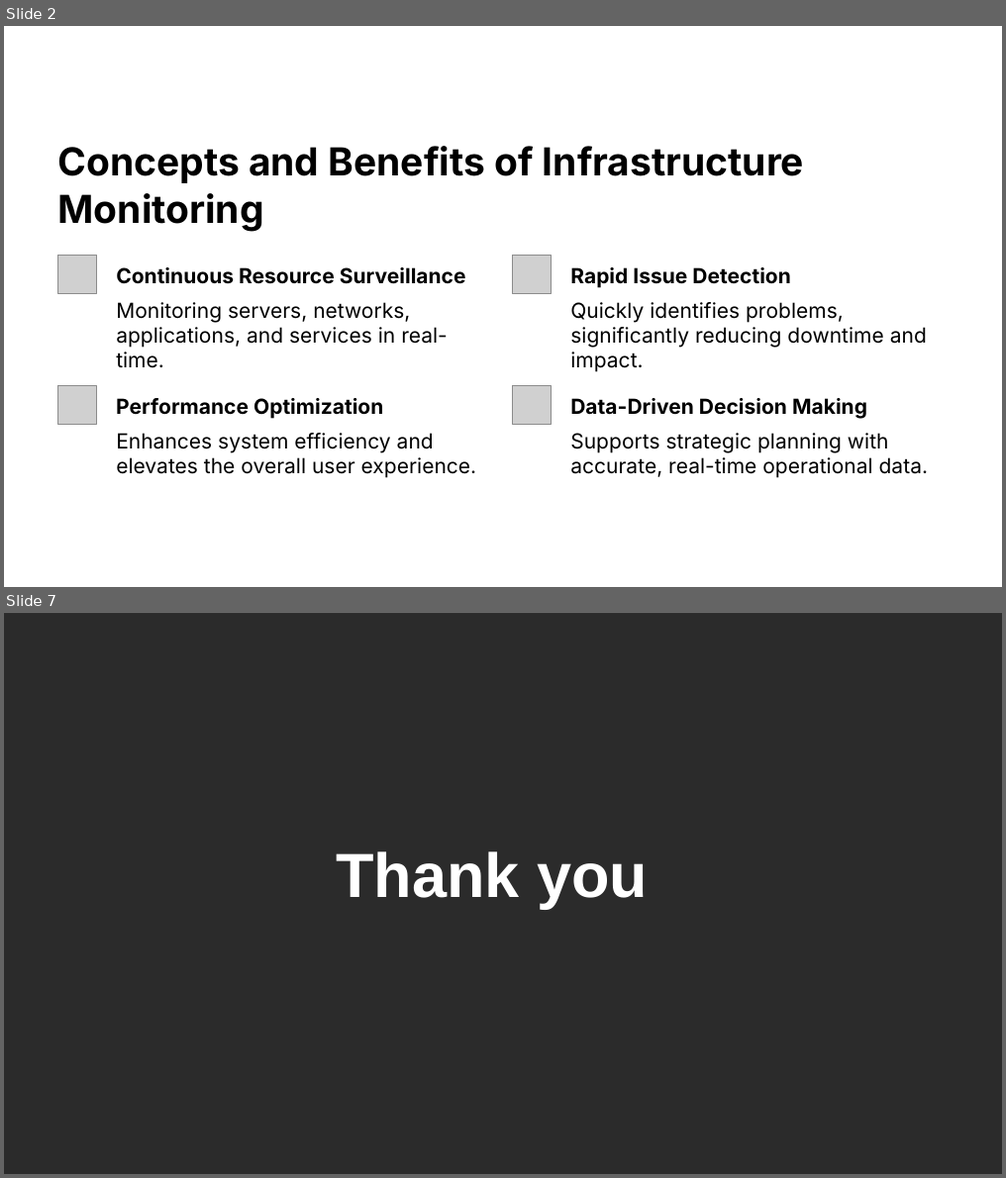
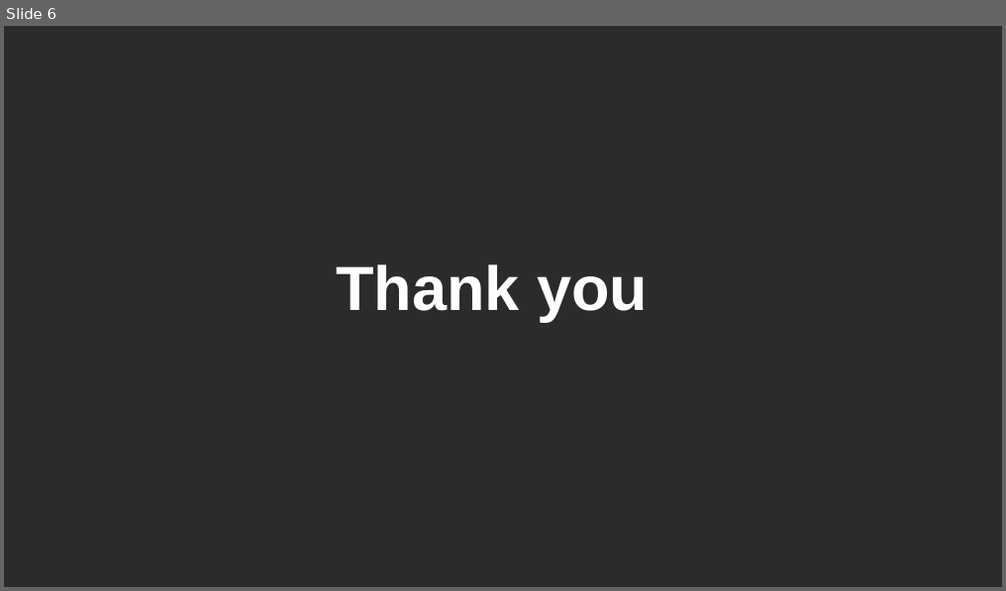
Before and after one commit to hieu15/ENTERPRISE-NETWORK-MONITORING, a slide deck: slides/DAY 02.pptx. Shown one above the other, each under a label of ours: slides 2 and 7 before the commit, slide 6 after it; the slides between them are not shown. The pictures are 1006x1178 and 1006x591 pixels, drawn with LibreOffice and Linux fonts; fonts in the diff are those of the drawing; grey boxes stand for pictures; background and template pictures are left out; a plain dark background stands for a picture behind light text. Boxes give left, top, right and bottom in pixels: in the first picture for what was removed or moved away, otherwise in the second. Text is boxed around its words. In the diff, an @@ line names an element or a change of style, - is before the commit and + after.

```diff
--- a/slides/DAY 02.pptx
+++ b/slides/DAY 02.pptx
@@ slide 2 removed at (4, 26, 1002, 587), background picture (left out) @@
@@ text removed at (58, 146, 804, 232) @@
-Concepts and Benefits of Infrastructure Monitoring
@@ picture removed at (57, 255, 97, 294) @@
@@ picture removed at (513, 255, 552, 294) @@
@@ text removed at (116, 268, 466, 284) @@
-Continuous Resource Surveillance
@@ text removed at (570, 268, 790, 288) @@
-Rapid Issue Detection
@@ text removed at (116, 302, 448, 369) @@
-Monitoring servers, networks, applications, and services in real-time.
@@ text removed at (570, 302, 927, 372) @@
-Quickly identifies problems, significantly reducing downtime and impact.
@@ picture removed at (57, 386, 97, 425) @@
@@ text removed at (116, 398, 383, 419) @@
-Performance Optimization
@@ picture removed at (513, 386, 552, 425) @@
@@ text removed at (570, 398, 867, 419) @@
-Data-Driven Decision Making
@@ text removed at (116, 433, 477, 478) @@
-Enhances system efficiency and elevates the overall user experience.
@@ text removed at (570, 433, 929, 478) @@
-Supports strategic planning with accurate, real-time operational data.
@@ what was slide 7 is now slide 6 @@
```
Also in this commit, not shown: 5 slides added, 5 other slides removed, 5 other files.
